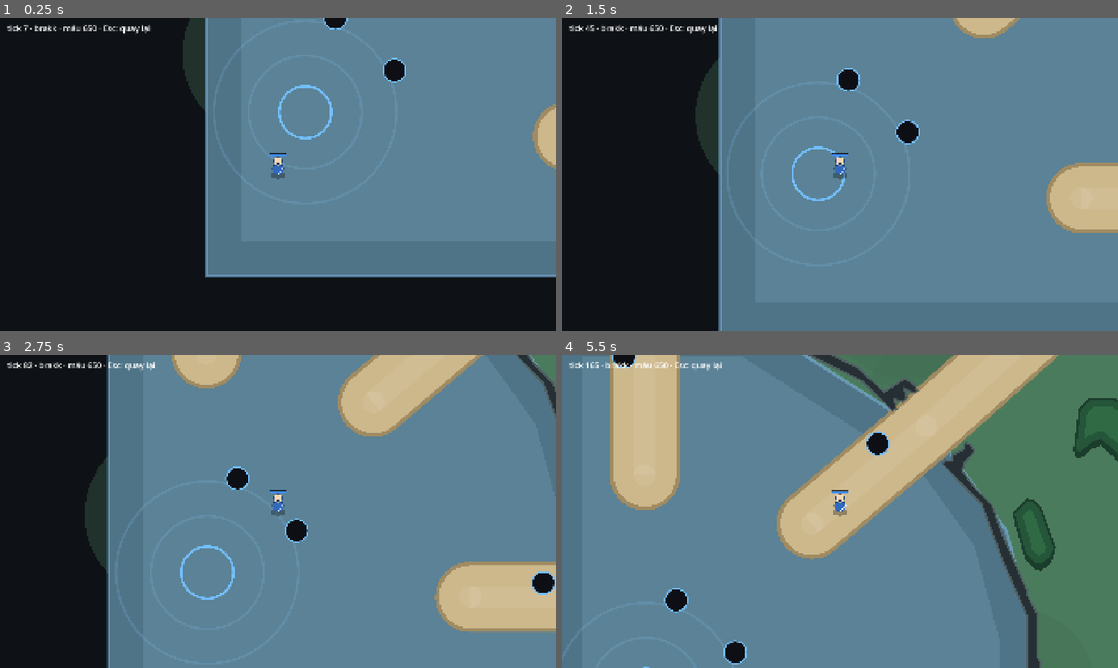
Above: before the commit, frames 1-4 (two rows, left to right).
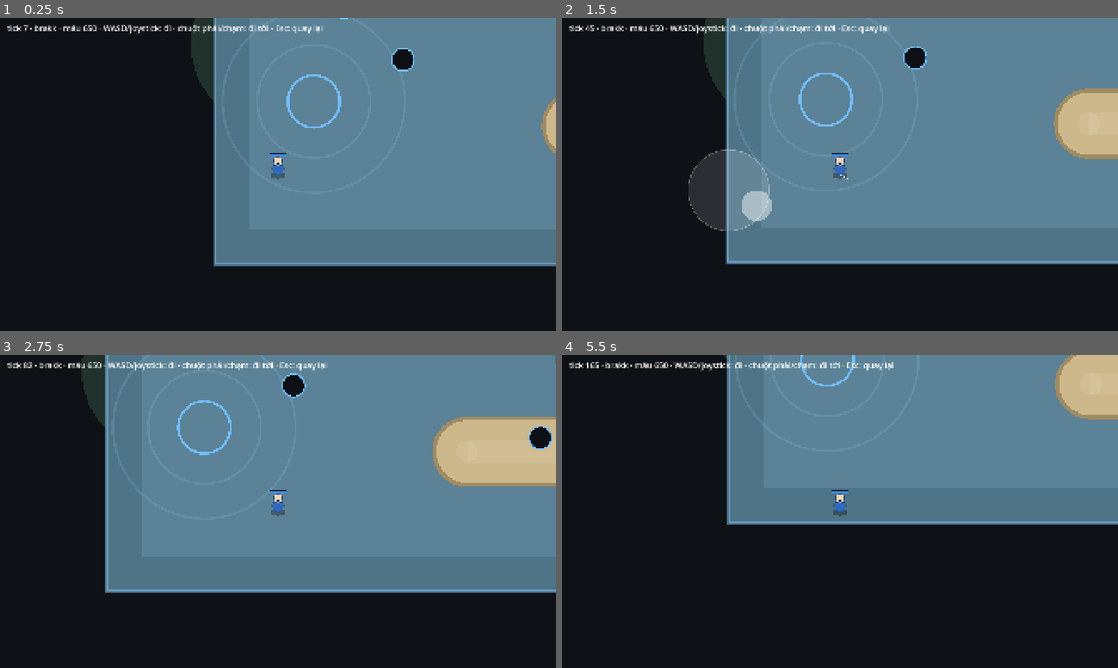
Above: after the commit, the same moments.

Repository: langhoangtien/clash-born-v2
Game: Godot game, scene res://app/match_scene.tscn
The game is run twice, just before and just after one commit, with the same random seed, the same clock (stepped at 60 frames per second) and the same inputs. This scene is started directly instead of the project's main scene.
Inputs (mouse positions are in pixels of both pictures, inside the frame that each line leads up to):
- Up to frame 1 (0.25 s): no input
- Up to frame 2 (1.5 s): tap Enter at 0.5 s; move the mouse to (962, 158) at 0.52 s; hold D 0.53-1.25 s; tap 0 at 0.6 s; click (962, 158) at 0.67 s; drag from (728, 190) to (812, 237) at 1.27 s
- Up to frame 3 (2.75 s): move the mouse to (333, 442) at 2.02 s; hold D from 2.03 s (still down); tap 5 at 2.1 s; click (333, 442) at 2.17 s
- Up to frame 4 (5.5 s): release D at 2.75 s; drag from (812, 574) to (673, 464) at 2.77 s; move the mouse to (1006, 558) at 3.52 s; hold A 3.53-4.25 s; tap 1 at 3.6 s; click (1006, 558) at 3.67 s; drag from (673, 464) to (756, 433) at 4.27 s; move the mouse to (867, 511) at 5.02 s; hold S from 5.03 s (still down); tap 0 at 5.1 s; click (867, 511) at 5.17 s

The runs differ from the first frame. In frame 1, 6.4% of the frame differs, in the area x 18-100%, y 0-83%; in frame 2, 27%; in frame 3, 36%; in frame 4, 87%, in the area x 0-100%, y 0-100%.

Commit message:
M1.5: player control - MOVE_DIR with wall sliding, WASD, touch joystick, tap/right-click to move
- MOV-06 / D-42: direct movement, slide along obstacles at +-15..75 degrees
- CMD: MOVE_DIR, BAD_DIRECTION rejection
- MatchInput: at most one command per tick, 3 degree threshold, release -> STOP
- TouchJoystick (VirtualJoystick is a native class in Godot 4.7)
- removed the temporary mid-lane patrol
- 178 tests green

Co-Authored-By: Claude Opus 5.5 <noreply@anthropic.com>
Claude-Session: https://claude.ai/code/session_01U9XXiwXKA4KHDW2xJbUPmE

Diff:
--- /dev/null
+++ b/app/match_input.gd
@@ -0,0 +1,45 @@
+class_name MatchInput
+extends RefCounted
+## Tầng APP (CTL-01): biến hướng joystick/WASD và chạm map thành Command cho hero.
+## Gom về tối đa một lệnh mỗi tick: gọi flush() ngay trước world.step().
+
+## Hướng đổi ít hơn góc này (độ) thì không gửi lệnh mới.
+const ANGLE_STEP_DEG: float = 3.0
+
+var world: World
+var hero: Entity
+
+var _direction: Vector2 = Vector2.ZERO
+var _sent_direction: Vector2 = Vector2.ZERO
+var _tap: Vector2 = Vector2.INF
+
+
+func set_direction(dir: Vector2) -> void:
+	_direction = dir.normalized() if dir.length() > 0.0 else Vector2.ZERO
+
+
+func tap_world_point(point: Vector2) -> void:
+	_tap = point
+
+
+func flush() -> void:
+	var command: Command = _next_command()
+	if command != null:
+		world.submit(command)
+
+
+func _next_command() -> Command:
+	if _direction != Vector2.ZERO:
+		_tap = Vector2.INF
+		if _sent_direction != Vector2.ZERO and rad_to_deg(absf(_sent_direction.angle_to(_direction))) < ANGLE_STEP_DEG:
+			return null
+		_sent_direction = _direction
+		return Command.move_dir(hero.id, _direction)
+	if _sent_direction != Vector2.ZERO:
+		_sent_direction = Vector2.ZERO
+		return Command.stop(hero.id)
+	if _tap.is_finite():
+		var target: Vector2 = _tap
+		_tap = Vector2.INF
+		return Command.move_to(hero.id, target)
+	return null
--- a/app/match_scene.gd
+++ b/app/match_scene.gd
@@ -1,6 +1,6 @@
 extends Node2D
-## Màn trận (M1.4): World + map + đơn vị, camera theo hero.
-## TẠM (bỏ ở M1.5 khi có điều khiển): hero tự đi tuần lane giữa để thấy chuyển động.
+## Màn trận: World + map + đơn vị, camera theo hero, điều khiển (CTL-01):
+## WASD/mũi tên hoặc joystick ảo → đi theo hướng; chuột phải / chạm map → đi tới điểm.
 
 const BALANCE_PATH: String = "res://content/balance/balance_settings.tres"
 const HERO_ID: StringName = &"brakk"
@@ -10,13 +10,12 @@
 @onready var units_view: UnitsView = $UnitsView
 @onready var camera: Camera2D = $Camera2D
 @onready var hud: Label = $Hud/Info
+@onready var joystick: TouchJoystick = $Hud/Joystick
 
 var world: World
 var runner: SimRunner
 var hero: Entity
-
-var _patrol: PackedVector2Array = PackedVector2Array()
-var _patrol_index: int = 0
+var input: MatchInput = MatchInput.new()
 
 
 func _ready() -> void:
@@ -26,13 +25,15 @@
 	var library: ContentLibrary = ContentLibrary.load_dir()
 	hero = UnitFactory.hero(world, library.heroes[HERO_ID], 0, world.map.fountain_point(0))
 	units_view.world = world
+	input.world = world
+	input.hero = hero
 	runner = SimRunner.new(world)
 	runner.before_step.connect(_before_step)
-	_patrol = world.map.route("MID", 0)
 	camera.position = hero.position
 
 
 func _process(delta: float) -> void:
+	input.set_direction(_held_direction())
 	tick_frame(delta)
 
 
@@ -41,22 +42,35 @@
 	runner.advance(delta)
 	units_view.alpha = runner.alpha()
 	camera.position = units_view.display_position(hero)
-	hud.text = "tick %d · %s · máu %.0f · Esc: quay lại" % [world.tick, hero.art_id, hero.health]
+	hud.text = "tick %d · %s · máu %.0f · WASD/joystick: đi · chuột phải/chạm: đi tới · Esc: quay lại" % [
+		world.tick, hero.art_id, hero.health]
 
 
 func _before_step() -> void:
 	units_view.capture_previous()
-	_patrol_step()
+	input.flush()
 
 
-## TẠM (M1.4): đi lần lượt qua các điểm của lane giữa, hết thì quay đầu.
-func _patrol_step() -> void:
-	if hero.order.type == Order.Type.MOVE and not hero.order.finished:
-		return
-	_patrol_index = (_patrol_index + 1) % _patrol.size()
-	world.submit(Command.move_to(hero.id, _patrol[_patrol_index]))
+## Joystick ảo ưu tiên; không chạm thì đọc WASD / mũi tên.
+func _held_direction() -> Vector2:
+	if joystick.active:
+		return joystick.direction
+	var dir: Vector2 = Vector2.ZERO
+	if Input.is_physical_key_pressed(KEY_A) or Input.is_physical_key_pressed(KEY_LEFT):
+		dir.x -= 1
+	if Input.is_physical_key_pressed(KEY_D) or Input.is_physical_key_pressed(KEY_RIGHT):
+		dir.x += 1
+	if Input.is_physical_key_pressed(KEY_W) or Input.is_physical_key_pressed(KEY_UP):
+		dir.y -= 1
+	if Input.is_physical_key_pressed(KEY_S) or Input.is_physical_key_pressed(KEY_DOWN):
+		dir.y += 1
+	return dir
 
 
 func _unhandled_input(event: InputEvent) -> void:
 	if event is InputEventKey and event.pressed and (event as InputEventKey).keycode == KEY_ESCAPE:
 		get_tree().change_scene_to_file("res://app/main.tscn")
+	elif event is InputEventMouseButton and event.pressed and (event as InputEventMouseButton).button_index == MOUSE_BUTTON_RIGHT:
+		input.tap_world_point(get_global_mouse_position())
+	elif event is InputEventScreenTouch and event.pressed:
+		input.tap_world_point(get_canvas_transform().affine_inverse() * (event as InputEventScreenTouch).position)
--- a/app/match_scene.tscn
+++ b/app/match_scene.tscn
@@ -1,9 +1,10 @@
-[gd_scene load_steps=5 format=3]
+[gd_scene load_steps=6 format=3]
 
 [ext_resource type="Script" path="res://app/match_scene.gd" id="1_match"]
 [ext_resource type="Script" path="res://view/map/map_view.gd" id="2_map"]
 [ext_resource type="Script" path="res://view/units/units_view.gd" id="3_units"]
 [ext_resource type="Resource" path="res://data/maps/clashborn.tres" id="4_map"]
+[ext_resource type="Script" path="res://view/hud/touch_joystick.gd" id="5_stick"]
 
 [node name="MatchScene" type="Node2D"]
 script = ExtResource("1_match")
@@ -26,3 +27,13 @@
 offset_right = 1400.0
 offset_bottom = 60.0
 theme_override_font_sizes/font_size = 28
+
+[node name="Joystick" type="Control" parent="Hud"]
+anchors_preset = 2
+anchor_top = 1.0
+anchor_bottom = 1.0
+offset_top = -520.0
+offset_right = 640.0
+grow_vertical = 0
+mouse_filter = 0
+script = ExtResource("5_stick")
--- a/sim/commands/command.gd
+++ b/sim/commands/command.gd
@@ -3,12 +3,13 @@
 ## Yêu cầu từ người chơi, bot hoặc controller (ARCHITECTURE mục 1). Không đổi trận
 ## trực tiếp; CommandSystem kiểm tra rồi mới thành Order (CMD-01..05).
 
-enum Type { MOVE_TO, STOP }
-enum Reject { NONE, UNKNOWN_UNIT, POINT_OUTSIDE_MAP }
+enum Type { MOVE_TO, MOVE_DIR, STOP }
+enum Reject { NONE, UNKNOWN_UNIT, POINT_OUTSIDE_MAP, BAD_DIRECTION }
 
 var type: Type
 var entity_id: int
 var point: Vector2 = Vector2.ZERO
+var direction: Vector2 = Vector2.ZERO
 ## Tick mà lệnh được áp (World điền khi áp; dùng cho nhật ký và phát lại).
 var tick: int = -1
 var reject_reason: Reject = Reject.NONE
@@ -19,6 +20,15 @@
 	c.type = Type.MOVE_TO
 	c.entity_id = id
 	c.point = target
+	return c
+
+
+## MOV-06: đi thẳng theo hướng (joystick/WASD).
+static func move_dir(id: int, dir: Vector2) -> Command:
+	var c: Command = Command.new()
+	c.type = Type.MOVE_DIR
+	c.entity_id = id
+	c.direction = dir
 	return c
 
 
@@ -35,4 +45,5 @@
 	c.type = type
 	c.entity_id = entity_id
 	c.point = point
+	c.direction = direction
 	return c
--- a/sim/commands/order.gd
+++ b/sim/commands/order.gd
@@ -2,10 +2,12 @@
 extends RefCounted
 ## Lệnh hiện tại của một đơn vị, do CommandSystem đặt (CMD-03). MovementSystem đọc nó.
 
-enum Type { IDLE, MOVE }
+enum Type { IDLE, MOVE, DIRECT }
 
 var type: Type = Type.IDLE
 var point: Vector2 = Vector2.ZERO
+## Hướng đã chuẩn hóa của lệnh DIRECT (MOV-06).
+var direction: Vector2 = Vector2.ZERO
 ## Hệ thống thực hiện lệnh đánh dấu xong (MOV-03); lệnh vẫn còn đến khi có lệnh mới.
 var finished: bool = false
 
@@ -14,6 +16,13 @@
 	return Order.new()
 
 
+static func direct(dir: Vector2) -> Order:
+	var o: Order = Order.new()
+	o.type = Type.DIRECT
+	o.direction = dir.normalized()
+	return o
+
+
 static func move(target: Vector2) -> Order:
 	var o: Order = Order.new()
 	o.type = Type.MOVE
--- a/sim/systems/command_system.gd
+++ b/sim/systems/command_system.gd
@@ -16,6 +16,8 @@
 		match command.type:
 			Command.Type.MOVE_TO:
 				unit.order = Order.move(command.point)
+			Command.Type.MOVE_DIR:
+				unit.order = Order.direct(command.direction)
 			Command.Type.STOP:
 				unit.order = Order.idle()
 		world.command_log.append(command)
@@ -29,4 +31,7 @@
 			return Command.Reject.POINT_OUTSIDE_MAP
 		if world.map != null and not world.map.world_rect().has_point(command.point):
 			return Command.Reject.POINT_OUTSIDE_MAP
+	if command.type == Command.Type.MOVE_DIR:
+		if not command.direction.is_finite() or command.direction.length() < 0.000001:
+			return Command.Reject.BAD_DIRECTION
 	return Command.Reject.NONE
--- a/sim/systems/movement_system.gd
+++ b/sim/systems/movement_system.gd
@@ -5,6 +5,8 @@
 
 ## Hằng số kỹ thuật: hai tâm gần hơn mức này coi như trùng nhau.
 const SAME_SPOT: float = 0.001
+## MOV-06: góc thử khi trượt dọc mép (độ), góc nhỏ trước, + trước −.
+const SLIDE_ANGLES: Array[float] = [15.0, -15.0, 30.0, -30.0, 45.0, -45.0, 60.0, -60.0, 75.0, -75.0]
 
 ## Số lần một bước đi bị chặn vì sẽ vào vật cản (phải luôn bằng 0 nếu tìm đường đúng;
 ## test kiểm tra). Khi xảy ra, đơn vị đứng lại và tìm đường lại ở tick sau.
@@ -15,6 +17,8 @@
 	for e: Entity in world.entities:
 		if e.order.type == Order.Type.MOVE and not e.order.finished:
 			_advance(world, e)
+		elif e.order.type == Order.Type.DIRECT:
+			_advance_direct(world, e)
 	_separate(world)
 
 
@@ -43,6 +47,30 @@
 	if e.path_index >= e.path.size():
 		e.order.finished = true  # MOV-03
 		e.path = PackedVector2Array()
+
+
+## MOV-06: đi thẳng theo hướng; bị chặn thì trượt dọc mép.
+func _advance_direct(world: World, e: Entity) -> void:
+	var nav: MapNavigation = world.navigation(e.radius)
+	var budget: float = e.stats.get_stat(StatId.Id.MOVEMENT_SPEED) * SimClock.TICK_SECONDS
+	e.facing = e.order.direction
+	if budget <= 0.0:
+		return
+	var step: Vector2 = e.order.direction * budget
+	if _try_step(nav, e, step):
+		return
+	for angle: float in SLIDE_ANGLES:
+		var radians: float = deg_to_rad(angle)
+		if _try_step(nav, e, step.rotated(radians) * cos(radians)):
+			return
+
+
+func _try_step(nav: MapNavigation, e: Entity, offset: Vector2) -> bool:
+	var target: Vector2 = e.position + offset
+	if not nav.point_is_clear(target) or not nav.has_line_of_walk(e.position, target):
+		return false
+	e.position = target
+	return true
 
 
 ## MOV-02: điểm đến không đứng được thì lấy điểm đứng được gần nhất.
--- a/sim/world/world.gd
+++ b/sim/world/world.gd
@@ -104,7 +104,7 @@
 	for e: Entity in entities:
 		ctx.update(PackedInt64Array([e.id, e.team, e.kind, e.order.type, int(e.order.finished)]).to_byte_array())
 		ctx.update(PackedFloat64Array([e.position.x, e.position.y, e.radius, e.health, e.mana,
-			e.order.point.x, e.order.point.y]).to_byte_array())
+			e.order.point.x, e.order.point.y, e.order.direction.x, e.order.direction.y]).to_byte_array())
 		if e.stats != null:
 			ctx.update(e.stats.values().to_byte_array())
 	return ctx.finish()
--- /dev/null
+++ b/tests/app/test_match_input.gd
@@ -0,0 +1,84 @@
+extends TestCase
+## M1.5: CTL-01 — hướng joystick/WASD → MOVE_DIR / STOP; chạm map → MOVE_TO.
+
+const Fixture = preload("res://tests/sim/core/balance_fixture.gd")
+
+
+func _setup() -> Array:
+	var w: World = World.new(1, Fixture.make())
+	var e: Entity = Entity.new()
+	e.stats = StatBlock.new(w.balance)
+	w.add_entity(e)
+	var input: MatchInput = MatchInput.new()
+	input.world = w
+	input.hero = e
+	return [w, e, input]
+
+
+func _sent(w: World) -> Array[Command]:
+	return w.take_pending_commands()
+
+
+func test_CTL_01_direction_sends_move_dir_once() -> void:
+	var s: Array = _setup()
+	var input: MatchInput = s[2]
+	input.set_direction(Vector2(1, 0))
+	input.flush()
+	input.flush()
+	var sent: Array[Command] = _sent(s[0])
+	assert_eq(sent.size(), 1, "cùng hướng không gửi lại")
+	assert_eq(sent[0].type, Command.Type.MOVE_DIR)
+
+
+func test_CTL_01_small_angle_change_ignored_big_change_sent() -> void:
+	var s: Array = _setup()
+	var input: MatchInput = s[2]
+	input.set_direction(Vector2.RIGHT)
+	input.flush()
+	input.set_direction(Vector2.from_angle(deg_to_rad(2)))
+	input.flush()
+	input.set_direction(Vector2.from_angle(deg_to_rad(10)))
+	input.flush()
+	assert_eq(_sent(s[0]).size(), 2)
+
+
+func test_CTL_01_release_sends_stop() -> void:
+	var s: Array = _setup()
+	var input: MatchInput = s[2]
+	input.set_direction(Vector2.UP)
+	input.flush()
+	input.set_direction(Vector2.ZERO)
+	input.flush()
+	input.flush()
+	var sent: Array[Command] = _sent(s[0])
+	assert_eq(sent.size(), 2)
+	assert_eq(sent[1].type, Command.Type.STOP)
+
+
+func test_CTL_01_tap_sends_move_to_and_joystick_overrides() -> void:
+	var s: Array = _setup()
+	var input: MatchInput = s[2]
+	input.tap_world_point(Vector2(500, 600))
+	input.flush()
+	var sent: Array[Command] = _sent(s[0])
+	assert_eq(sent.size(), 1)
+	assert_eq(sent[0].type, Command.Type.MOVE_TO)
+	assert_eq(sent[0].point, Vector2(500, 600))
+	input.set_direction(Vector2.LEFT)
+	input.flush()
+	assert_eq(_sent(s[0])[0].type, Command.Type.MOVE_DIR)
+
+
+func test_idle_without_input_sends_nothing() -> void:
+	var s: Array = _setup()
+	(s[2] as MatchInput).flush()
+	assert_true(_sent(s[0]).is_empty())
+
+
+func test_touch_joystick_direction_and_dead_zone() -> void:
+	var stick: TouchJoystick = TouchJoystick.new()
+	stick.radius = 100.0
+	assert_eq(stick.direction_for(Vector2(5, 0)), Vector2.ZERO, "vùng chết")
+	assert_eq(stick.direction_for(Vector2(50, 0)), Vector2.RIGHT)
+	assert_near(stick.direction_for(Vector2(300, 300)).length(), 1.0, 0.0001)
+	stick.free()
--- a/tests/sim/systems/test_movement_system.gd
+++ b/tests/sim/systems/test_movement_system.gd
@@ -206,3 +206,69 @@
 			elif w.state_hash() != hashes[t]:
 				fail("lệch ở tick %d" % w.tick)
 				return
+
+
+func test_MOV_06_move_dir_goes_straight_at_speed() -> void:
+	var w: World = _world()
+	var start: Vector2 = _map.fountain_point(0)
+	var h: Entity = _unit(w, start, 300.0)
+	w.submit(Command.move_dir(h.id, Vector2(1, -1)))
+	for t: int in range(30):
+		w.step()
+	assert_near(h.position.distance_to(start), 300.0, 1.0)
+	assert_near((h.position - start).normalized().dot(Vector2(1, -1).normalized()), 1.0, 0.001)
+	assert_false(h.order.finished, "đi theo hướng không tự xong")
+
+
+func test_MOV_06_slides_along_obstacle_never_enters() -> void:
+	var w: World = _world()
+	var nav: MapNavigation = w.navigation(HERO_R)
+	var h: Entity = _unit(w, _map.fountain_point(0))
+	# Đi chéo lên trái tới mép map/vách rồi giữ hướng: phải trượt chứ không kẹt cứng.
+	w.submit(Command.move_dir(h.id, Vector2(-1, -0.3)))
+	var positions: Array[Vector2] = []
+	for t: int in range(240):
+		w.step()
+		assert_true(nav.point_is_clear(h.position), "tick %d vào vật cản" % w.tick)
+		positions.append(h.position)
+	var last_second: float = positions[-1].distance_to(positions[-31])
+	assert_true(last_second > 20.0, "vẫn trượt dọc mép (%.1f trong 1 s cuối)" % last_second)
+
+
+func test_MOV_06_stop_ends_direct_move() -> void:
+	var w: World = _world()
+	var h: Entity = _unit(w, _map.fountain_point(0))
+	w.submit(Command.move_dir(h.id, Vector2.RIGHT))
+	for t: int in range(5):
+		w.step()
+	w.submit(Command.stop(h.id))
+	w.step()
+	var at: Vector2 = h.position
+	w.step()
+	assert_eq(h.position, at)
+
+
+func test_CMD_02_bad_direction_rejected() -> void:
+	var w: World = _world()
+	var h: Entity = _unit(w, _map.fountain_point(0))
+	w.submit(Command.move_dir(h.id, Vector2.ZERO))
+	w.submit(Command.move_dir(h.id, Vector2(NAN, 1)))
+	w.step()
+	assert_eq(w.rejected_commands.size(), 2)
+	assert_eq(w.rejected_commands[0].reject_reason, Command.Reject.BAD_DIRECTION)
+
+
+func test_D_30_direct_moves_replay_identically() -> void:
+	var hashes: Array[PackedByteArray] = []
+	for run: int in range(2):
+		var w: World = _world(8)
+		var h: Entity = _unit(w, _map.fountain_point(0))
+		for t: int in range(300):
+			if t % 40 == 0:
+				w.submit(Command.move_dir(h.id, Vector2.from_angle(t * 0.37)))
+			w.step()
+			if run == 0:
+				hashes.append(w.state_hash())
+			elif w.state_hash() != hashes[t]:
+				fail("lệch ở tick %d" % w.tick)
+				return
--- a/tests/view/test_units_view.gd
+++ b/tests/view/test_units_view.gd
@@ -44,5 +44,6 @@
 	assert_eq(hero.kind, Entity.Kind.HERO)
 	scene.tick_frame(1.0)
 	assert_eq(scene.world.tick, SimRunner.MAX_STEPS_PER_FRAME)
+	assert_true(hero.order.type == Order.Type.IDLE, "không còn tự đi tuần: chỉ đi khi người chơi ra lệnh")
 	assert_true(scene.camera.position.distance_to(scene.units_view.display_position(hero)) < 0.01, "camera theo hero")
 	scene.free()
--- /dev/null
+++ b/view/hud/touch_joystick.gd
@@ -0,0 +1,54 @@
+class_name TouchJoystick
+extends Control
+## Joystick ảo (CTL-01): giữ và kéo trong vùng góc dưới trái. Chỉ đọc chạm và báo hướng;
+## không biết gì về trận đấu.
+
+## Hằng số giao diện: bán kính đế (px màn hình) và vùng chết (tỉ lệ bán kính).
+@export var radius: float = 140.0
+const DEAD_ZONE: float = 0.15
+
+var direction: Vector2 = Vector2.ZERO
+var active: bool = false
+
+var _touch_index: int = -1
+var _origin: Vector2 = Vector2.ZERO
+var _knob: Vector2 = Vector2.ZERO
+
+
+## Hướng (độ dài 0 hoặc 1) từ độ lệch của ngón tay so với tâm đế.
+func direction_for(offset: Vector2) -> Vector2:
+	if offset.length() < radius * DEAD_ZONE:
+		return Vector2.ZERO
+	return offset.normalized()
+
+
+func _gui_input(event: InputEvent) -> void:
+	if event is InputEventScreenTouch:
+		var touch: InputEventScreenTouch = event
+		if touch.pressed and _touch_index == -1:
+			_touch_index = touch.index
+			_origin = touch.position
+			_set_offset(Vector2.ZERO)
+			active = true
+		elif not touch.pressed and touch.index == _touch_index:
+			_touch_index = -1
+			active = false
+			_set_offset(Vector2.ZERO)
+		accept_event()
+	elif event is InputEventScreenDrag and (event as InputEventScreenDrag).index == _touch_index:
+		_set_offset((event as InputEventScreenDrag).position - _origin)
+		accept_event()
+
+
+func _set_offset(offset: Vector2) -> void:
+	_knob = offset.limit_length(radius)
+	direction = direction_for(offset)
+	queue_redraw()
+
+
+func _draw() -> void:
+	if not active:
+		return
+	draw_circle(_origin, radius, Color(1, 1, 1, 0.12))
+	draw_arc(_origin, radius, 0, TAU, 48, Color(1, 1, 1, 0.35), 3.0, true)
+	draw_circle(_origin + _knob, radius * 0.38, Color(1, 1, 1, 0.45))
Not shown, added: app/match_input.gd.uid
Not shown, added: tests/app/test_match_input.gd.uid
Not shown, added: view/hud/touch_joystick.gd.uid
Not shown, changed: docs/ARCHITECTURE.md
Not shown, changed: docs/DECISIONS.md
Not shown, changed: docs/GAME_RULES.md
Not shown, changed: docs/ROADMAP.md
